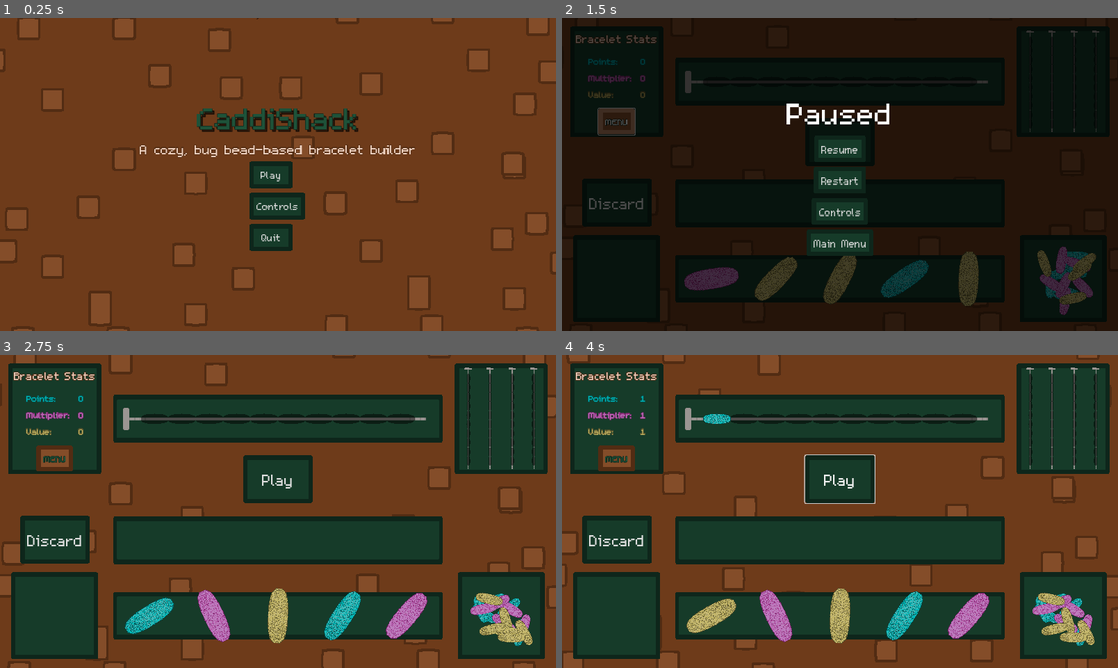
Above: before the commit, frames 1-4 (two rows, left to right).
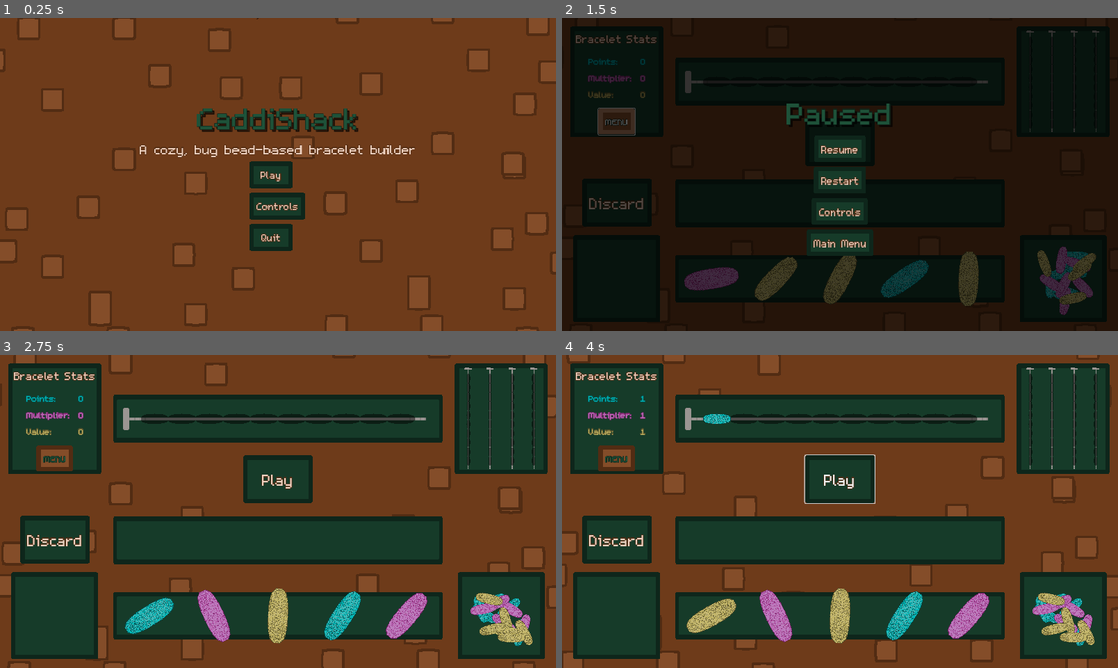
Above: after the commit, the same moments.

Repository: Splashy-Inc/caddishack
Game: Godot game, scene res://SCENES/screen_manager.tscn
Two runs of this game, one before a commit and one after it. Both use one fixed random seed, a clock stepped at 60 frames per second and the inputs below. The engine's default icon, where the game draws it, is replaced by a stand-in: a white triangle on a blue panel in a dark square.
Inputs (mouse positions are in pixels of both pictures, inside the frame that each line leads up to):
- Up to frame 1 (0.25 s): no input
- Up to frame 2 (1.5 s): click "Play" at 0.5 s; click "MENU" at 1.25 s
- Up to frame 3 (2.75 s): click "Restart" at 2 s
- Up to frame 4 (4 s): click "Play" at 2.75 s; tap Enter at 3.5 s; move the mouse to (712, 614) at 3.52 s; press the mouse at (712, 614) at 3.53 s; hold D (right) from 3.53 s (still down)

The runs differ from the first frame. In frame 1, 0.3% of the frame differs, in the area x 46-54%, y 48-72%; in frame 2, 1.1%, in the area x 40-60%, y 27-74%; in frame 3, 0.3%; in frame 4, 0.3%.

Commit message:
Misc text update

Diff:
--- /dev/null
+++ b/RESOURCES/brown_text.tres
@@ -0,0 +1,9 @@
+[gd_resource type="Theme" load_steps=2 format=3 uid="uid://x3hcgv6o4dat"]
+
+[ext_resource type="FontFile" uid="uid://di1ynwh6doxnf" path="res://ASSETS/Font/m5x7.ttf" id="1_m6w4i"]
+
+[resource]
+default_font = ExtResource("1_m6w4i")
+Button/colors/font_color = Color(0.941176, 0.827451, 0.760784, 1)
+Button/colors/font_outline_color = Color(0.321569, 0.172549, 0.0745098, 1)
+Button/constants/outline_size = 5
--- a/SCENES/CRAFT_STATION/bracelet_station.tscn
+++ b/SCENES/CRAFT_STATION/bracelet_station.tscn
@@ -1,11 +1,12 @@
-[gd_scene load_steps=11 format=3 uid="uid://j7kdpfxltq4j"]
+[gd_scene load_steps=12 format=3 uid="uid://j7kdpfxltq4j"]
 
 [ext_resource type="PackedScene" uid="uid://bf66yigpmnvq4" path="res://SCENES/CRAFT_STATION/station_background.tscn" id="1_8q7v8"]
 [ext_resource type="Script" path="res://SCRIPTS/CRAFT_STATION/bracelet_station.gd" id="1_opsq7"]
-[ext_resource type="PackedScene" uid="uid://1guuvhm3f7g" path="res://SCENES/CRAFT_STATION/bracelet_info_panel.tscn" id="3_cnyhi"]
+[ext_resource type="PackedScene" path="res://SCENES/CRAFT_STATION/bracelet_info_panel.tscn" id="3_cnyhi"]
 [ext_resource type="PackedScene" uid="uid://dlvsne80igil2" path="res://SCENES/CRAFT_STATION/bracelet_construction_panel.tscn" id="4_2dhfs"]
 [ext_resource type="PackedScene" uid="uid://bqmyglx3n5yyp" path="res://SCENES/CRAFT_STATION/complete_bracelet_panel.tscn" id="5_r3loc"]
 [ext_resource type="PackedScene" uid="uid://juk37sd2sdfi" path="res://SCENES/CRAFT_STATION/bead_set.tscn" id="6_kjoem"]
+[ext_resource type="Theme" uid="uid://x3hcgv6o4dat" path="res://RESOURCES/brown_text.tres" id="6_nek36"]
 [ext_resource type="PackedScene" uid="uid://cmerjff0e20um" path="res://SCENES/CRAFT_STATION/bead_pile.tscn" id="7_atnpg"]
 [ext_resource type="StyleBox" uid="uid://b4ohcrep4kgqi" path="res://RESOURCES/button_box_hover.tres" id="7_wvnwv"]
 [ext_resource type="Resource" uid="uid://c81ojbagj28o1" path="res://RESOURCES/test_bead_pile.tres" id="9_crcei"]
@@ -37,6 +38,7 @@
 offset_bottom = 341.0
 size_flags_horizontal = 0
 size_flags_vertical = 0
+theme = ExtResource("6_nek36")
 theme_override_font_sizes/font_size = 55
 theme_override_styles/hover = ExtResource("7_wvnwv")
 theme_override_styles/normal = ExtResource("10_18jgd")
@@ -53,6 +55,7 @@
 offset_bottom = 480.0
 size_flags_horizontal = 0
 size_flags_vertical = 0
+theme = ExtResource("6_nek36")
 theme_override_font_sizes/font_size = 55
 theme_override_styles/hover = ExtResource("7_wvnwv")
 theme_override_styles/normal = ExtResource("10_18jgd")
--- a/SCENES/GUI/main_menu.tscn
+++ b/SCENES/GUI/main_menu.tscn
@@ -7,8 +7,9 @@
 [ext_resource type="LabelSettings" uid="uid://bnqjqtejx428p" path="res://RESOURCES/text_title.tres" id="3_10o7g"]
 [ext_resource type="StyleBox" uid="uid://cqe3jf4ia3cgx" path="res://RESOURCES/button_box_disabled.tres" id="3_13olo"]
 [ext_resource type="PackedScene" uid="uid://c1otanpx0pvxm" path="res://SCENES/GUI/main_menu/Menu_larva_1.tscn" id="4_hb3aj"]
-[ext_resource type="LabelSettings" path="res://RESOURCES/text_subtitle.tres" id="4_opdua"]
+[ext_resource type="LabelSettings" uid="uid://utia0ir401fs" path="res://RESOURCES/text_subtitle.tres" id="4_opdua"]
 [ext_resource type="PackedScene" uid="uid://cgbdrhj2p6sin" path="res://SCENES/GUI/main_menu/Menu_larva_2.tscn" id="5_lsr8m"]
+[ext_resource type="Theme" uid="uid://x3hcgv6o4dat" path="res://RESOURCES/brown_text.tres" id="5_t46o3"]
 [ext_resource type="PackedScene" uid="uid://do4he3vq6npki" path="res://SCENES/GUI/main_menu/Menu_larva_3.tscn" id="6_y3vti"]
 
 [sub_resource type="Animation" id="Animation_rdm25"]
@@ -205,6 +206,7 @@
 custom_minimum_size = Vector2(100, 20)
 layout_mode = 2
 size_flags_horizontal = 0
+theme = ExtResource("5_t46o3")
 theme_override_font_sizes/font_size = 36
 theme_override_styles/disabled = ExtResource("3_13olo")
 theme_override_styles/hover_pressed = ExtResource("3_0jmcg")
@@ -215,6 +217,7 @@
 [node name="ControlsButton" type="Button" parent="MenuContent/MenuButtons"]
 custom_minimum_size = Vector2(100, 20)
 layout_mode = 2
+theme = ExtResource("5_t46o3")
 theme_override_font_sizes/font_size = 36
 theme_override_styles/disabled = ExtResource("3_13olo")
 theme_override_styles/hover_pressed = ExtResource("3_0jmcg")
@@ -226,6 +229,7 @@
 custom_minimum_size = Vector2(100, 20)
 layout_mode = 2
 size_flags_horizontal = 0
+theme = ExtResource("5_t46o3")
 theme_override_font_sizes/font_size = 36
 theme_override_styles/disabled = ExtResource("3_13olo")
 theme_override_styles/hover_pressed = ExtResource("3_0jmcg")
--- a/SCENES/GUI/pause_button.tscn
+++ b/SCENES/GUI/pause_button.tscn
@@ -1,6 +1,7 @@
-[gd_scene load_steps=2 format=3 uid="uid://l63bub3q0j7s"]
+[gd_scene load_steps=3 format=3 uid="uid://l63bub3q0j7s"]
 
 [ext_resource type="Script" path="res://SCRIPTS/GUI/pause_button.gd" id="1_0kkv0"]
+[ext_resource type="Theme" uid="uid://x3hcgv6o4dat" path="res://RESOURCES/brown_text.tres" id="1_pur8u"]
 
 [node name="PauseButton" type="Button"]
 offset_left = 32.0
@@ -9,6 +10,7 @@
 offset_bottom = 42.0
 size_flags_horizontal = 0
 size_flags_vertical = 0
+theme = ExtResource("1_pur8u")
 text = "PAUSE"
 script = ExtResource("1_0kkv0")
 
--- a/SCENES/GUI/pause_menu.tscn
+++ b/SCENES/GUI/pause_menu.tscn
@@ -1,7 +1,9 @@
-[gd_scene load_steps=3 format=3 uid="uid://c3sldi7g5fcg6"]
+[gd_scene load_steps=5 format=3 uid="uid://c3sldi7g5fcg6"]
 
 [ext_resource type="Script" path="res://SCRIPTS/GUI/pause_menu.gd" id="1_kmxbu"]
 [ext_resource type="StyleBox" uid="uid://clyq3pof6wks3" path="res://RESOURCES/button_box_normal.tres" id="2_1q666"]
+[ext_resource type="LabelSettings" uid="uid://bnqjqtejx428p" path="res://RESOURCES/text_title.tres" id="2_q7iee"]
+[ext_resource type="Theme" uid="uid://x3hcgv6o4dat" path="res://RESOURCES/brown_text.tres" id="3_t0bl3"]
 
 [node name="PauseMenu" type="Control"]
 process_mode = 3
@@ -24,6 +26,7 @@
 layout_mode = 2
 theme_override_font_sizes/font_size = 108
 text = "Paused"
+label_settings = ExtResource("2_q7iee")
 horizontal_alignment = 1
 
 [node name="MenuButtons" type="VBoxContainer" parent="MenuContent"]
@@ -35,6 +38,7 @@
 custom_minimum_size = Vector2(100, 20)
 layout_mode = 2
 size_flags_horizontal = 4
+theme = ExtResource("3_t0bl3")
 theme_override_font_sizes/font_size = 36
 theme_override_styles/normal = ExtResource("2_1q666")
 text = "Resume"
@@ -43,6 +47,7 @@
 custom_minimum_size = Vector2(100, 20)
 layout_mode = 2
 size_flags_horizontal = 4
+theme = ExtResource("3_t0bl3")
 theme_override_font_sizes/font_size = 36
 theme_override_styles/normal = ExtResource("2_1q666")
 text = "Restart"
@@ -52,6 +57,7 @@
 layout_mode = 2
 size_flags_horizontal = 4
 size_flags_vertical = 4
+theme = ExtResource("3_t0bl3")
 theme_override_font_sizes/font_size = 36
 theme_override_styles/normal = ExtResource("2_1q666")
 text = "Controls"
@@ -60,6 +66,7 @@
 custom_minimum_size = Vector2(100, 20)
 layout_mode = 2
 size_flags_horizontal = 4
+theme = ExtResource("3_t0bl3")
 theme_override_font_sizes/font_size = 36
 theme_override_styles/normal = ExtResource("2_1q666")
 text = "Main Menu"
--- a/SCENES/GUI/station_ui.tscn
+++ b/SCENES/GUI/station_ui.tscn
@@ -44,5 +44,3 @@
 text = "10"
 horizontal_alignment = 2
 script = SubResource("GDScript_prxe1")
-
-[connection signal="pressed" from="PauseButton" to="PauseButton" method="_on_pressed"]
--- a/SCENES/GUI/win_screen.tscn
+++ b/SCENES/GUI/win_screen.tscn
@@ -1,7 +1,9 @@
-[gd_scene load_steps=3 format=3 uid="uid://v65h1k4msxhb"]
+[gd_scene load_steps=5 format=3 uid="uid://v65h1k4msxhb"]
 
-[ext_resource type="StyleBox" uid="uid://1mss4twkxib3" path="res://RESOURCES/button_box_normal.tres" id="1_mm3s4"]
+[ext_resource type="StyleBox" uid="uid://clyq3pof6wks3" path="res://RESOURCES/button_box_normal.tres" id="1_mm3s4"]
 [ext_resource type="Script" path="res://SCRIPTS/GUI/win_screen.gd" id="1_ypahy"]
+[ext_resource type="LabelSettings" uid="uid://bnqjqtejx428p" path="res://RESOURCES/text_title.tres" id="2_xnvnr"]
+[ext_resource type="Theme" uid="uid://x3hcgv6o4dat" path="res://RESOURCES/brown_text.tres" id="3_alb4w"]
 
 [node name="WinScreen" type="Control"]
 custom_minimum_size = Vector2(640, 360)
@@ -21,16 +23,19 @@
 layout_mode = 2
 theme_override_font_sizes/font_size = 36
 text = "You win!"
+label_settings = ExtResource("2_xnvnr")
 horizontal_alignment = 1
 
 [node name="MenuButtons" type="VBoxContainer" parent="MenuContent"]
 layout_mode = 2
 size_flags_horizontal = 4
+theme = ExtResource("3_alb4w")
 theme_override_constants/separation = 20
 
 [node name="MainMenuButton" type="Button" parent="MenuContent/MenuButtons"]
 custom_minimum_size = Vector2(100, 20)
 layout_mode = 2
+theme = ExtResource("3_alb4w")
 theme_override_font_sizes/font_size = 18
 theme_override_styles/normal = ExtResource("1_mm3s4")
 text = "Main Menu"
@@ -38,6 +43,7 @@
 [node name="RestartButton" type="Button" parent="MenuContent/MenuButtons"]
 custom_minimum_size = Vector2(100, 20)
 layout_mode = 2
+theme = ExtResource("3_alb4w")
 theme_override_font_sizes/font_size = 18
 theme_override_styles/normal = ExtResource("1_mm3s4")
 text = "Restart Level"
@@ -45,6 +51,7 @@
 [node name="QuitButton" type="Button" parent="MenuContent/MenuButtons"]
 custom_minimum_size = Vector2(100, 20)
 layout_mode = 2
+theme = ExtResource("3_alb4w")
 theme_override_font_sizes/font_size = 18
 theme_override_styles/normal = ExtResource("1_mm3s4")
 text = "Quit"
--- a/SCENES/SHOP/bead_material.tscn
+++ b/SCENES/SHOP/bead_material.tscn
@@ -7,6 +7,7 @@
 [sub_resource type="Resource" id="Resource_vtin3"]
 script = ExtResource("2_dkf7y")
 cell = Vector2i(0, 0)
+price = 0
 
 [node name="BeadMaterial" type="StaticBody2D"]
 collision_layer = 4
--- a/SCENES/SHOP/cart_material_count.tscn
+++ b/SCENES/SHOP/cart_material_count.tscn
@@ -1,8 +1,9 @@
-[gd_scene load_steps=8 format=3 uid="uid://b358wok1iumr3"]
+[gd_scene load_steps=9 format=3 uid="uid://b358wok1iumr3"]
 
 [ext_resource type="Script" path="res://SCRIPTS/SHOP/cart_material_count.gd" id="1_emd06"]
 [ext_resource type="Script" path="res://RESOURCES/sand_material_info.gd" id="2_gw3tw"]
 [ext_resource type="PackedScene" uid="uid://bhkodgqmnjxl" path="res://SCENES/SHOP/egg_material.tscn" id="3_jq6yo"]
+[ext_resource type="LabelSettings" uid="uid://utia0ir401fs" path="res://RESOURCES/text_subtitle.tres" id="4_xsw07"]
 
 [sub_resource type="Resource" id="Resource_fr41t"]
 script = ExtResource("2_gw3tw")
@@ -58,6 +59,7 @@
 theme_override_font_sizes/font_size = 32
 text = "x
 "
+label_settings = ExtResource("4_xsw07")
 
 [node name="Count" type="Label" parent="HBox"]
 custom_minimum_size = Vector2(24, 0)
@@ -65,5 +67,6 @@
 size_flags_vertical = 0
 theme_override_font_sizes/font_size = 32
 text = "100"
+label_settings = ExtResource("4_xsw07")
 
 [connection signal="pressed" from="CartItem" to="." method="_on_cart_item_pressed"]
--- a/SCENES/SHOP/cart_panel.tscn
+++ b/SCENES/SHOP/cart_panel.tscn
@@ -7,7 +7,8 @@
 [ext_resource type="Script" path="res://RESOURCES/special_material_info.gd" id="4_e64o0"]
 [ext_resource type="Script" path="res://RESOURCES/egg_material_info.gd" id="5_7uv2r"]
 [ext_resource type="StyleBox" uid="uid://cqe3jf4ia3cgx" path="res://RESOURCES/button_box_disabled.tres" id="7_8retm"]
-[ext_resource type="Theme" uid="uid://dw1njnimthc2q" path="res://SCENES/CRAFT_STATION/green_text.tres" id="7_63xtu"]
+[ext_resource type="Theme" uid="uid://dw1njnimthc2q" path="res://RESOURCES/green_text.tres" id="7_63xtu"]
+[ext_resource type="LabelSettings" uid="uid://utia0ir401fs" path="res://RESOURCES/text_subtitle.tres" id="7_vhlkp"]
 [ext_resource type="StyleBox" uid="uid://djqiuusgpwpce" path="res://RESOURCES/brown_button_hover_box_texture.tres" id="8_8rwvf"]
 [ext_resource type="StyleBox" uid="uid://b5qasew2vnpnv" path="res://RESOURCES/brown_button_box_texture.tres" id="9_bhpnm"]
 
@@ -83,6 +84,7 @@
 size_flags_horizontal = 3
 theme_override_font_sizes/font_size = 32
 text = "Current Money: "
+label_settings = ExtResource("7_vhlkp")
 horizontal_alignment = 2
 
 [node name="Value" type="Label" parent="VBoxContainer/CurrentMoneyRow"]
@@ -91,6 +93,7 @@
 size_flags_horizontal = 3
 theme_override_font_sizes/font_size = 32
 text = "100"
+label_settings = ExtResource("7_vhlkp")
 
 [node name="MaterialGrid" type="GridContainer" parent="VBoxContainer"]
 layout_mode = 2
@@ -147,6 +150,7 @@
 size_flags_horizontal = 3
 theme_override_font_sizes/font_size = 32
 text = "Cost: "
+label_settings = ExtResource("7_vhlkp")
 horizontal_alignment = 2
 
 [node name="Value" type="Label" parent="VBoxContainer/CurrentCostRow"]
@@ -155,6 +159,7 @@
 size_flags_horizontal = 3
 theme_override_font_sizes/font_size = 32
 text = "100"
+label_settings = ExtResource("7_vhlkp")
 
 [node name="CheckoutButton" type="Button" parent="VBoxContainer/CurrentCostRow"]
 layout_mode = 2
--- a/SCENES/SHOP/shell_material.tscn
+++ b/SCENES/SHOP/shell_material.tscn
@@ -8,6 +8,7 @@
 script = ExtResource("2_1dvpj")
 type = 2
 cell = Vector2i(0, 0)
+price = 0
 
 [node name="ShellMaterial" type="StaticBody2D"]
 collision_layer = 4
--- a/SCENES/SHOP/shop_button.tscn
+++ b/SCENES/SHOP/shop_button.tscn
@@ -1,9 +1,10 @@
-[gd_scene load_steps=7 format=3 uid="uid://bp7okqg1ne0u7"]
+[gd_scene load_steps=8 format=3 uid="uid://bp7okqg1ne0u7"]
 
-[ext_resource type="StyleBox" uid="uid://dhodbg0qaumgd" path="res://RESOURCES/shop_button_hover.tres" id="1_iqs27"]
-[ext_resource type="StyleBox" uid="uid://b4xhb3lg2t0al" path="res://RESOURCES/shop_button_normal.tres" id="2_8ilcs"]
+[ext_resource type="StyleBox" path="res://RESOURCES/shop_button_hover.tres" id="1_iqs27"]
+[ext_resource type="StyleBox" path="res://RESOURCES/shop_button_normal.tres" id="2_8ilcs"]
 [ext_resource type="Script" path="res://SCRIPTS/SHOP/shop_button.gd" id="3_03m4k"]
 [ext_resource type="PackedScene" uid="uid://c3tsqigy40bnd" path="res://SCENES/SHOP/sand_material.tscn" id="4_meg3e"]
+[ext_resource type="LabelSettings" uid="uid://utia0ir401fs" path="res://RESOURCES/text_subtitle.tres" id="5_8hyd7"]
 
 [sub_resource type="ViewportTexture" id="ViewportTexture_w6jjp"]
 viewport_path = NodePath("SubViewport")
@@ -40,4 +41,5 @@
 layout_mode = 2
 theme_override_font_sizes/font_size = 32
 text = "100"
+label_settings = ExtResource("5_8hyd7")
 horizontal_alignment = 1
Renamed: SCENES/CRAFT_STATION/green_text.tres -> RESOURCES/green_text.tres
Not shown: 1 places in SCENES/CRAFT_STATION/run_info_menu.tscn that only renumber resources
Not shown: 1 places in SCENES/GUI/main_menu.tscn that only renumber resources
Not shown: 1 places in SCENES/GUI/station_ui.tscn that only renumber resources
Not shown: 1 places in SCENES/SHOP/cart_panel.tscn that only renumber resources
